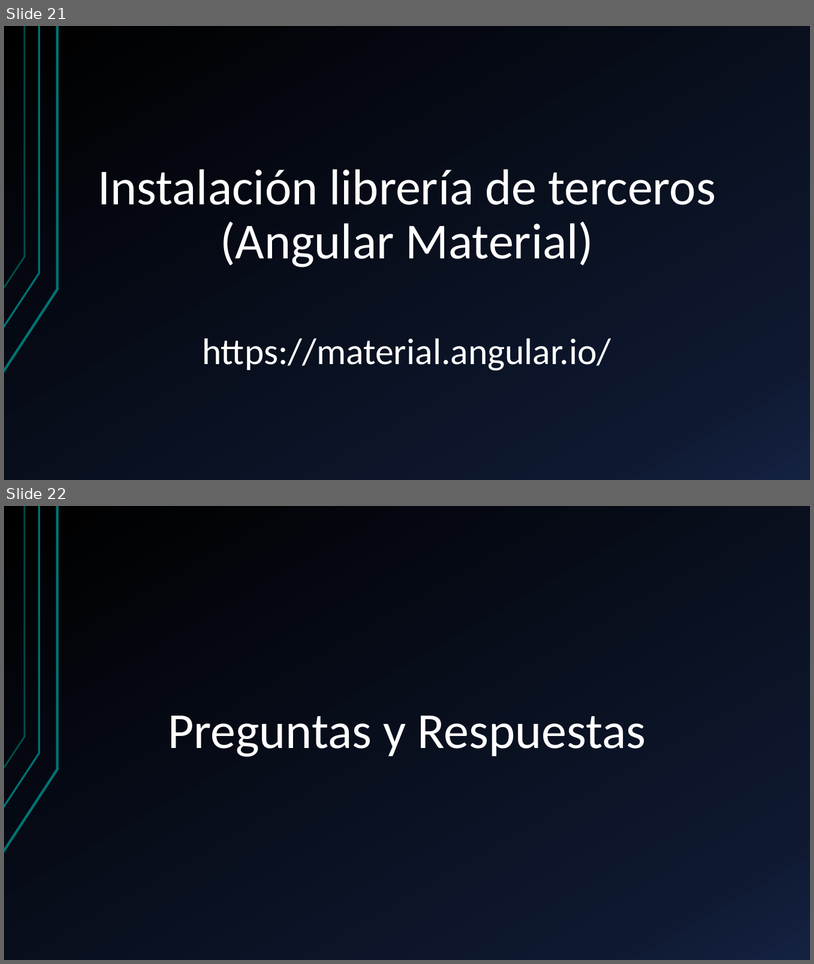
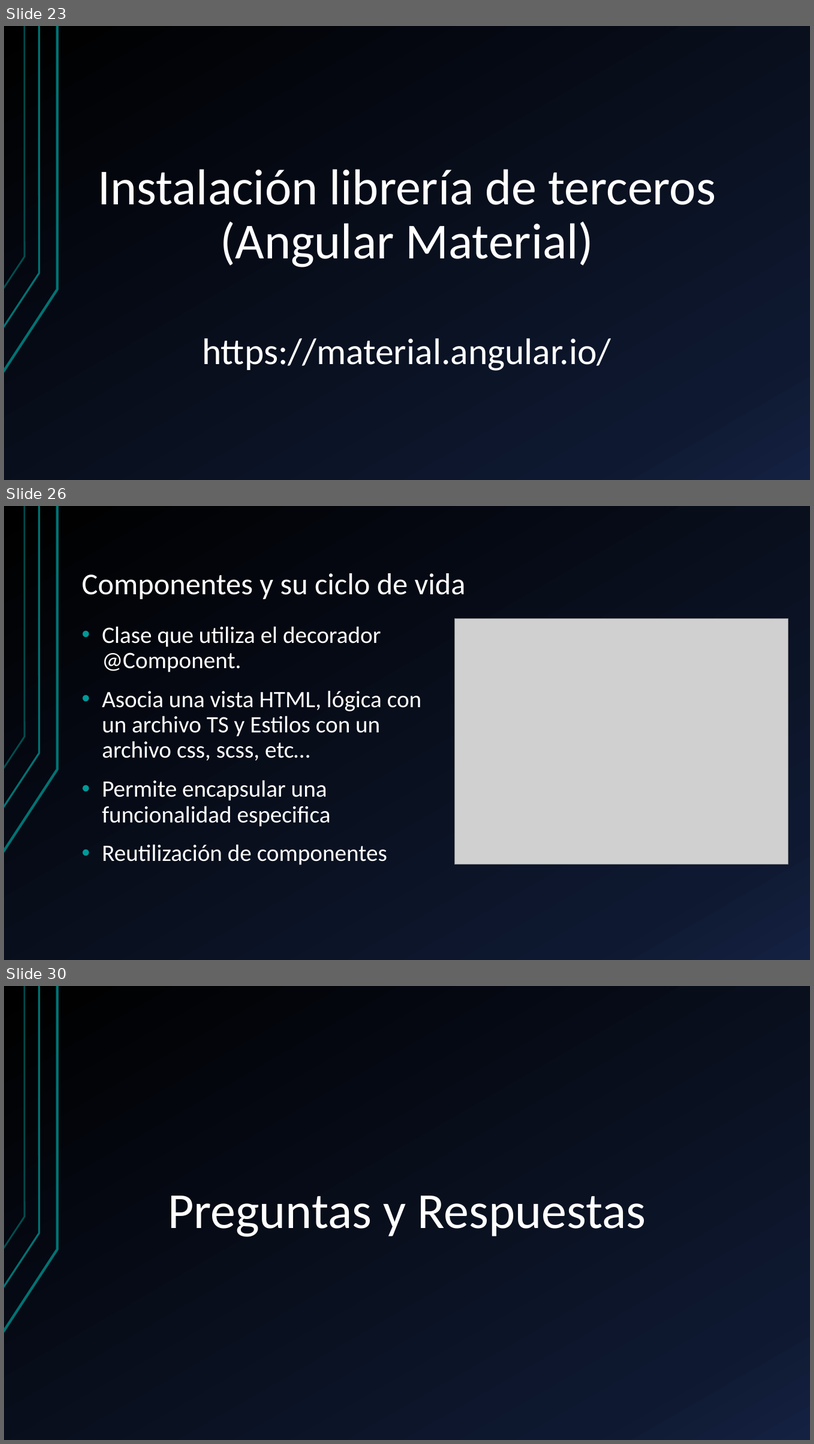
Before and after one commit to KevinToala/capacitacionAngular, a slide deck: Angular.pptx. Shown one above the other, each under a label of ours: slides 21 and 22 before the commit, slides 23, 26 and 30 after it; the slides between them are not shown. The pictures are 814x964 and 814x1444 pixels, drawn with LibreOffice and Linux fonts; fonts in the diff are those of the drawing; grey boxes stand for pictures. Boxes give left, top, right and bottom in pixels: in the first picture for what was removed or moved away, otherwise in the second. Text is boxed around its words. In the diff, an @@ line names an element or a change of style, - is before the commit and + after.

```diff
--- a/Angular.pptx
+++ b/Angular.pptx
@@ slide 26 added at (4, 506, 810, 960), background gradient #000000 to #0F1931 to #142242; not listed: 3 template elements that a slide beside it also shows @@
@@ title added at (82, 573, 466, 599), 36 pt, text #FFFFFF @@
+Componentes y su ciclo de vida
@@ text added at (102, 626, 422, 865), 28 pt, text #FFFFFF @@
+• Clase que utiliza el decorador @Component.
+• Asocia una vista HTML, lógica con un archivo TS y Estilos con un archivo css, scss, etc…
+• Permite encapsular una funcionalidad especifica
+• Reutilización de componentes
@@ picture added at (455, 619, 788, 864) @@
@@ what was slide 21 is now slide 23 @@
@@ what was slide 22 is now slide 30 @@
```
Also in this commit, not shown: 8 other slides added.
